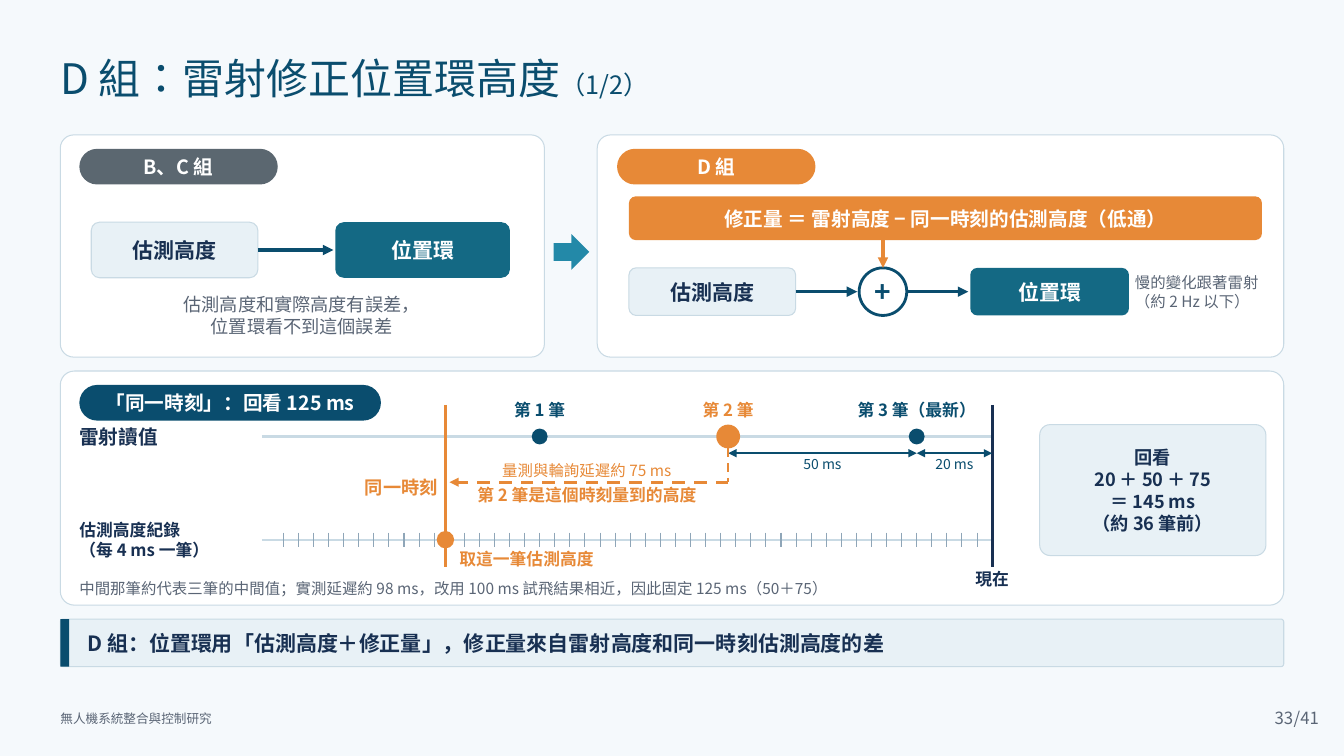
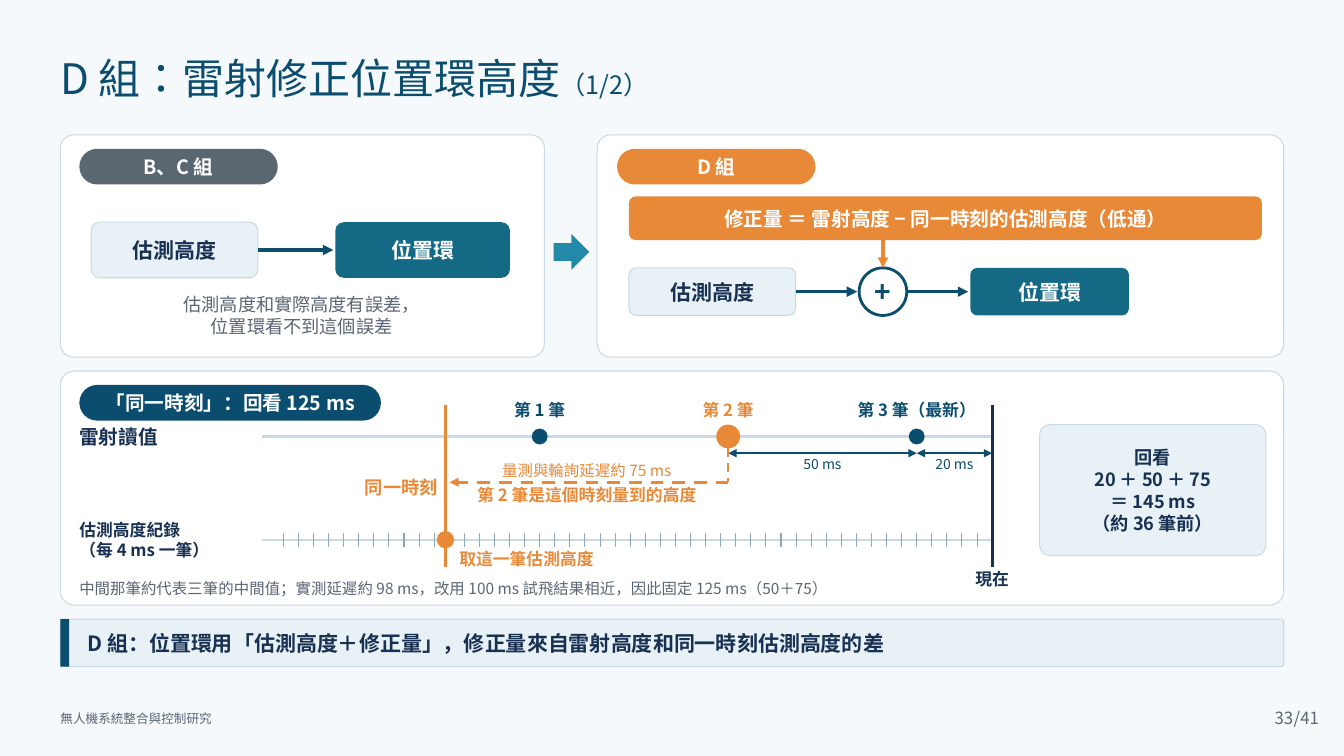
Before and after one commit to lingken1028/-, a slide deck: slide 33 of 無人機系統整合與控制研究_口試簡報 2.pptx. Drawn at 1344x756 pixels with LibreOffice and Linux fonts; fonts in the diff are those of the drawing. Boxes give left, top, right and bottom in pixels: in the first picture for what was removed or moved away, otherwise in the second. Text is boxed around its words. In the diff, an @@ line names an element or a change of style, - is before the commit and + after.

```diff
--- a/無人機系統整合與控制研究_口試簡報 2.pptx
+++ b/無人機系統整合與控制研究_口試簡報 2.pptx
@@ text removed at box(1135, 275, 1259, 309) @@
-慢的變化跟著雷射
-（約 2 Hz 以下）
```
Also in this commit, not shown: 7 other slides changed.
